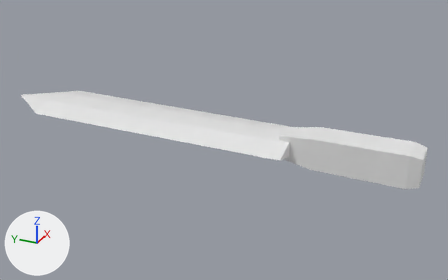
An edit to the glTF model godot/assets/waffen/modelle/speerspitze/t3_3.glb, drawn before and after from the same camera.
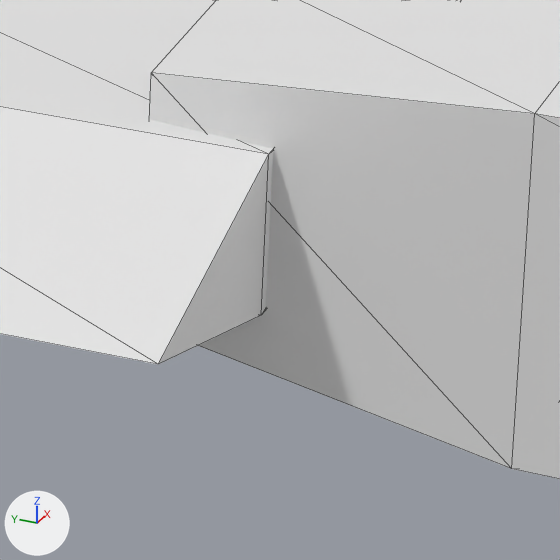
There are two pictures of each version: one whole from a 50 mm lens placed at (-0.4748, 1.4031, 0.2289), pointed at (0.0062, 1.6196, -0.0116), one close up on the part from 59% to 70% of the width and 46% to 63% of the height. Arrows for +X, +Y and +Z are at lower left; the lights stay in place. The last two pictures show the newer version. The close-ups show mesh edges as thin lines. Vertices at exactly the same position are counted once.

Before the edit, the objects in view are built like this:
```python
me_speerspitze_t3_3 = bpy.data.meshes.new('speerspitze_t3_3')
me_speerspitze_t3_3.from_pydata(...)  # 53 vertices, 98 faces; spans x -0.036..0.036, y 1.44..1.852, z -0.015..0.015
me_speerspitze_t3_3.materials.append(mat_klinge)  # white #e7e7e7
ob_speerspitze_t3_3 = bpy.data.objects.new('speerspitze_t3_3', me_speerspitze_t3_3)
ob_speerspitze_t3_3.location = (0.0, 0.0, 0.0)
```
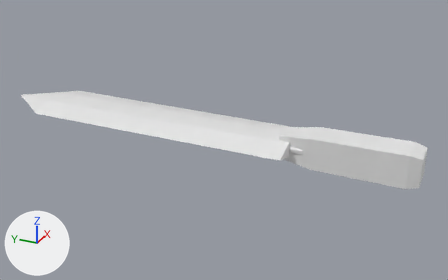
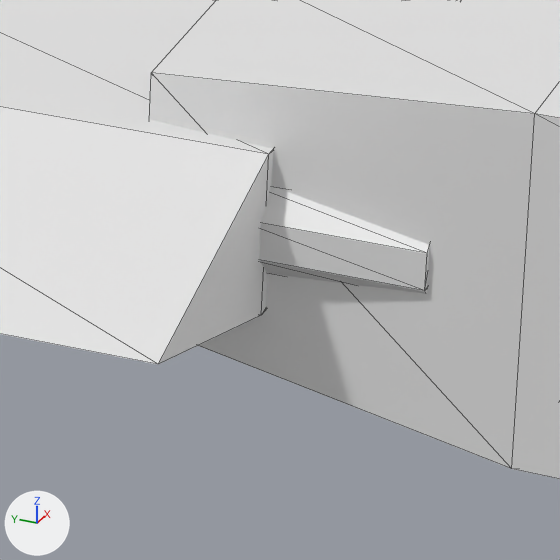
Edits to the scene script, one JSON object a line:
```json
{"block": "me_speerspitze_t3_3", "where": "# used by ob_speerspitze_t3_3; location = (0.0, 0.0, 0.0)"}
{"op": "remove", "block": "me_speerspitze_t3_3", "code": "me_speerspitze_t3_3.from_pydata(...)  # 53 vertices, 98 faces; spans x -0.036..0.036, y 1.44..1.852, z -0.015..0.015"}
{"op": "add", "block": "me_speerspitze_t3_3", "code": "me_speerspitze_t3_3.from_pydata(...)  # 69 vertices, 126 faces; spans x -0.036..0.036, y 1.44..1.852, z -0.015..0.015"}
{"block": "me_speerspitze_t3_3", "change": "me_speerspitze_t3_3 part 1: a new loose piece of 16 vertices spanning x -0.014..0.014, y 1.537..1.553, z -0.004..0.003, in mat_klinge (white #e7e7e7)"}
```

What differs and where, as boxes [x1, y1, x2, y2] in the close-ups (560 x 560 px):
```json
{"part": 1, "of": "me_speerspitze_t3_3", "change": "added", "after": [259, 186, 430, 294]}
```
